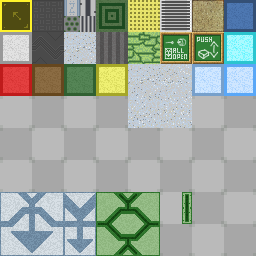
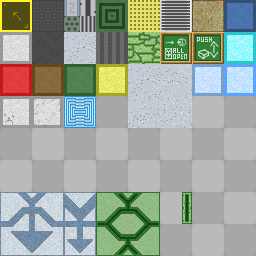
Comparing the layer stacks of the two 256px x 256px images. Changes:
added layer "25" above "Layer 3" over [left=38, top=96, right=96, bottom=128]
added layer "Layer 3" (linear burn, 21%) above "Layer 2" over [left=33, top=98, right=62, bottom=128]
added layer "Layer 2" (linear burn, 50%) above "24 copy" over [left=4, top=114, right=14, bottom=124]
added layer "24 copy" above "24" over [left=31, top=96, right=63, bottom=128]
added layer "24" above "23d" over [left=0, top=96, right=32, bottom=128]
added layer "23d" above "22" over [left=0, top=96, right=32, bottom=128]
painted on "21" over [left=64, top=16, right=80, bottom=32]
